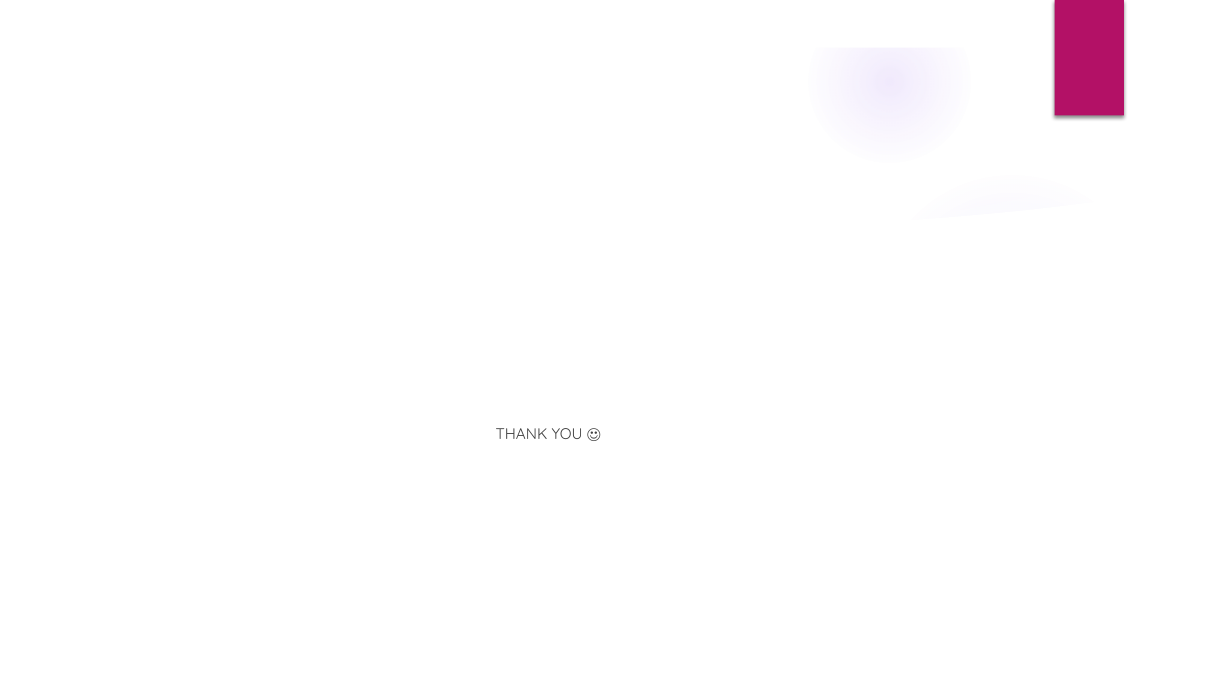
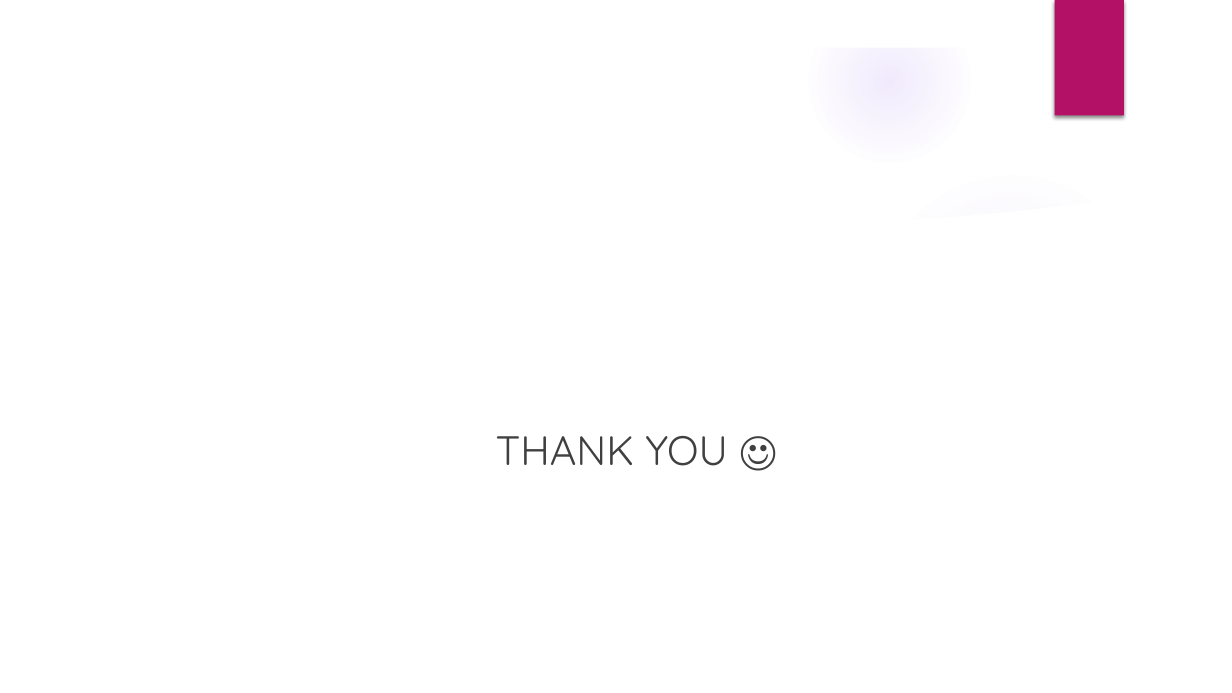
Before and after one commit to cosminpopescu14/Life_After_Java8, a slide deck: slide 33 of LIFE AFTER JAVA 8.pptx. Drawn at 1232x693 pixels with LibreOffice and Linux fonts; fonts in the diff are those of the drawing; background and template pictures are left out. Boxes give left, top, right and bottom in pixels: in the first picture for what was removed or moved away, otherwise in the second. Text is boxed around its words. In the diff, an @@ line names an element or a change of style, - is before the commit and + after.

```diff
--- a/LIFE AFTER JAVA 8.pptx
+++ b/LIFE AFTER JAVA 8.pptx
@@ text "THANK YOU ☺" at (496, 436, 728, 466): size 12 to 32 pt @@
```
Also in this commit, not shown: 2 other slides changed, 1 other file.
